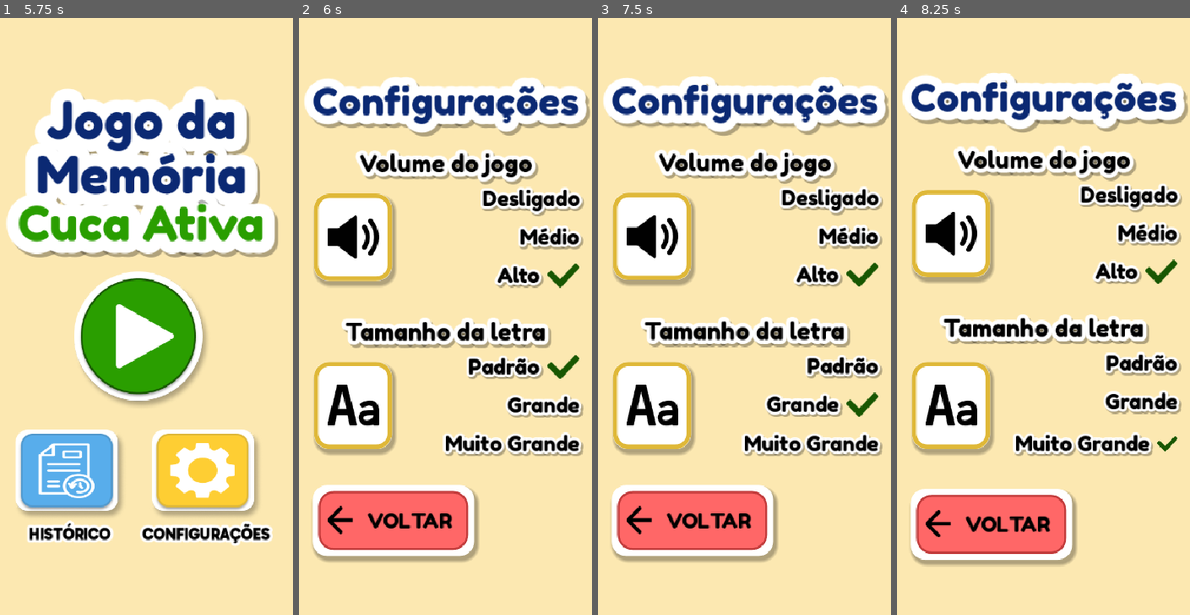
Above: before the commit, frames 1-4 (left to right).
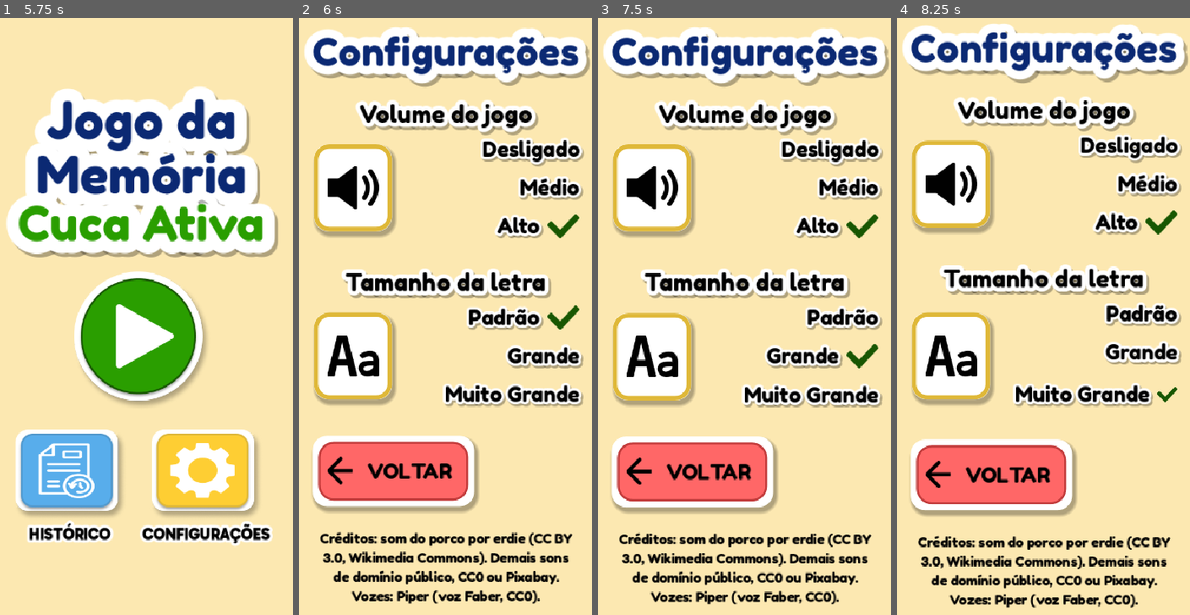
Above: after the commit, the same moments.

Repository: vnarumi/CucaAtiva
Game: Godot game, scene res://scenes/main_menu/main_menu.tscn
Same seed, same stepped clock (60 frames per second), same inputs: the game is played once before the commit and once after it.
Inputs (mouse positions are in pixels of both pictures, inside the frame that each line leads up to; where the layout moved, square brackets give the same spot in the first picture):
- Up to frame 1 (5.75 s): click "?" at 0.5 s; click "2" at 1.25 s; click "?" at 2 s; click "?" at 2.75 s; click "2" at 3.5 s; click "?" at 4.25 s; click "Entendi!" at 5 s
- Up to frame 2 (6 s): click (504, 477) at 5.75 s
- Up to frame 3 (7.5 s): click (791, 316) [791, 364] at 6.5 s; click (791, 358) [791, 406] at 7.25 s
- Up to frame 4 (8.25 s): click (1090, 394) [1090, 441] at 8 s

Frame 1 is identical in both runs. In frame 2, 53% of the frame differs, in the area x 1-100%, y 1-99%; in frame 3, 53%; in frame 4, 53%.

Commit message:
Creditos dos sons (porco CC BY) e das vozes na tela de Configuracoes

Diff:
--- a/scenes/game/settings.tscn
+++ b/scenes/game/settings.tscn
@@ -466,4 +466,13 @@
 text = "VOLTAR"
 icon = ExtResource("7_ll5u5")
 
+[node name="CreditsLabel" type="Label" parent="Layout"]
+layout_mode = 2
+theme_override_colors/font_color = Color(0, 0, 0, 1)
+theme_override_fonts/font = ExtResource("3_i1rig")
+theme_override_font_sizes/font_size = 18
+text = "Créditos: som do porco por erdie (CC BY 3.0, Wikimedia Commons). Demais sons de domínio público, CC0 ou Pixabay. Vozes: Piper (voz Faber, CC0)."
+horizontal_alignment = 1
+autowrap_mode = 3
+
 [connection signal="pressed" from="Layout/VoltarWrapper/VoltarButton" to="." method="_on_voltar_pressed"]
